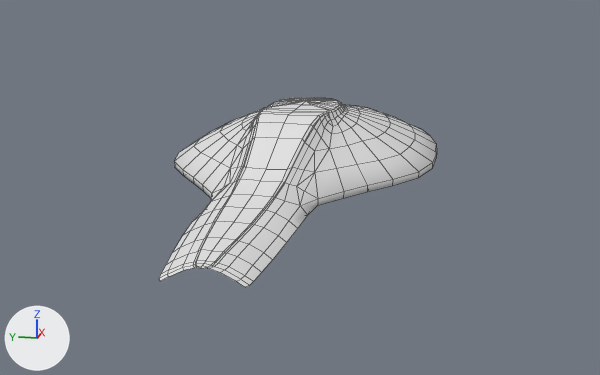
An edit to the Blender file 3DSource/Blender Scenes/Intrepid.blend, drawn before and after from the same camera.
Before and after are seen from a 50 mm lens placed at (-10.38, -2.18, 2.36), pointed at (0.15, -0.08, -0.27). Arrows for +X, +Y and +Z are at lower left; the lights stay in place. Mesh edges are drawn as thin lines.
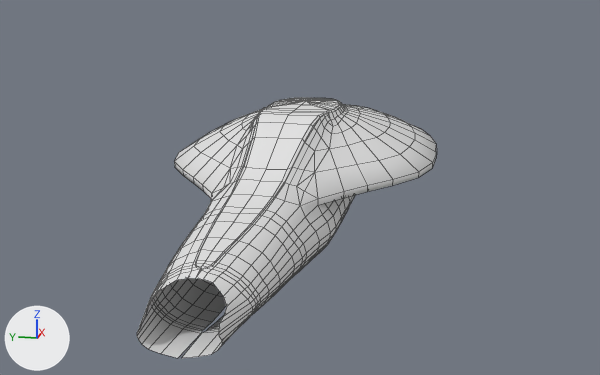
Commit message: Add new work to intrepid model

Location of each change, [x1, y1, x2, y2] in pixels of the pictures (600 x 375 px):
'Sphere', reshaped (8% wider, 37% taller): before [159, 98, 437, 287]; after [137, 98, 437, 358]
part 1 of me_sphere_001, built on: before [159, 198, 318, 287]; after [137, 195, 355, 358]

The change in detail:
me_sphere_001 is used by ob_sphere; location (0.964, 0.0, 0.028).
me_sphere_001 had 351 vertices, 342 faces and spanned x -4.81..3.85, y 0.0..1.81, z -0.25..0.74.
me_sphere_001 now has 596 vertices, 565 faces, 4 loose edges and spans x -5.41..3.85, y 0.0..1.81, z -0.94..0.74.
Part 1, on me_sphere_001:
12 vertices are removed from x -4.78..-2.9, y 0.0..0.58, z -0.22..-0.08.
32 faces are deleted.
3 vertices in x -4.73..-4.46, y 0.34..0.37, z -0.17..-0.13 move by (0.0, -0.01, 0.0).
5 vertices move from x -4.73..-3.37, y 0.1..0.47, z -0.1..-0.02 to x -4.73..-3.37, y 0.1..0.44, z -0.1..-0.02.
236 vertices are added at x -5.41..2.54, y 0.0..1.64, z -0.94..0.08.
8 new vertices lie (0.07, 0.01, 0.0) away from vertices in x -4.84..-4.73, y 0.36..0.48, z -0.56..-0.3.
8 new vertices lie (0.0, 0.07, 0.06) away from vertices in x -3.52..-0.54, y 0.45..0.61, z -0.72..-0.65.
5 new vertices lie (0.07, 0.01, 0.01) away from vertices in x -4.84..-4.73, y 0.37..0.47, z -0.34..-0.24.
4 loose edges are added.
105 new faces join them.
150 new faces join them, smooth.
